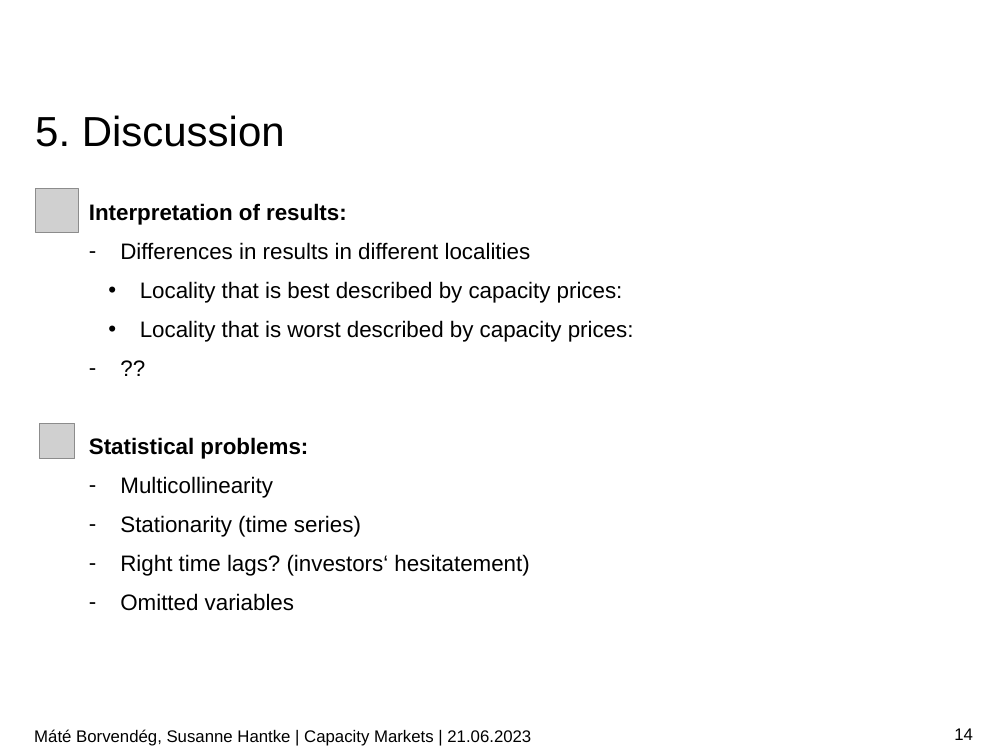
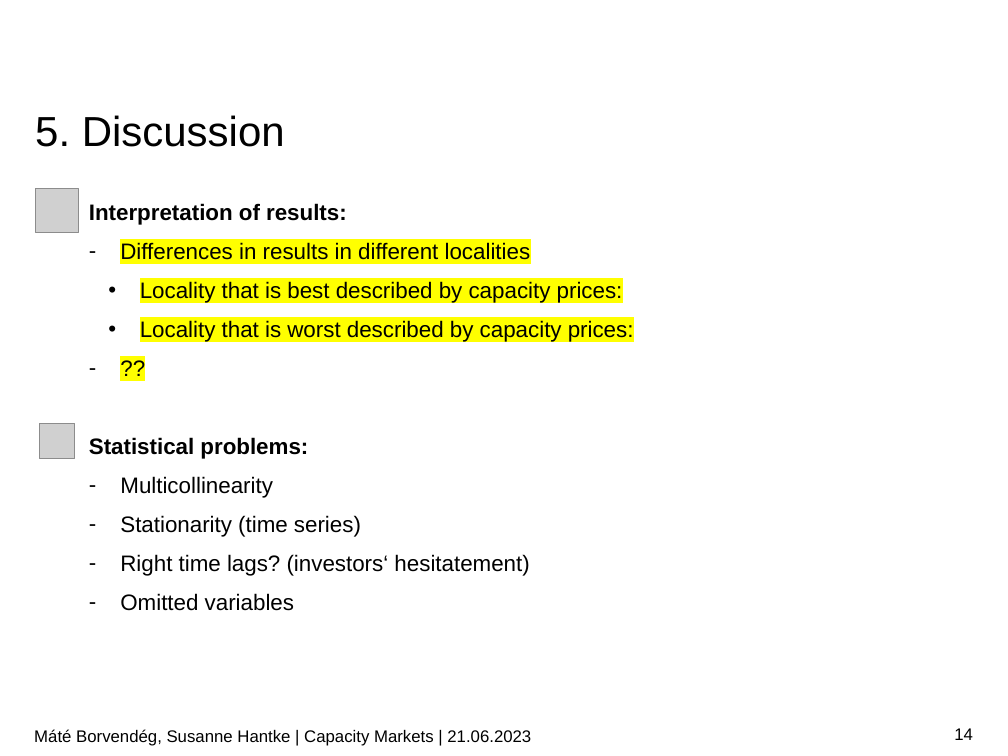
Before and after one commit to borvendegmate/tum_power_system_economics, a slide deck: slide 14 of Final_Presentation_Borvendeg_Hantke.pptx. Drawn at 1008x756 pixels with LibreOffice and Linux fonts; fonts in the diff are those of the drawing; grey boxes stand for pictures; background and template pictures are left out. Boxes give left, top, right and bottom in pixels: in the first picture for what was removed or moved away, otherwise in the second. Text is boxed around its words. In the diff, an @@ line names an element or a change of style, - is before the commit and + after.

```diff
--- a/Final_Presentation_Borvendeg_Hantke.pptx
+++ b/Final_Presentation_Borvendeg_Hantke.pptx
@@ text at <box>120,242,634,342</box>: highlight none to #FFFF00 in "Differences in results in different localities", "Locality that is best described by capacity ...", "Locality that is worst described by capacity ...", "??" @@
```
Also in this commit, not shown: 11 other slides changed.
